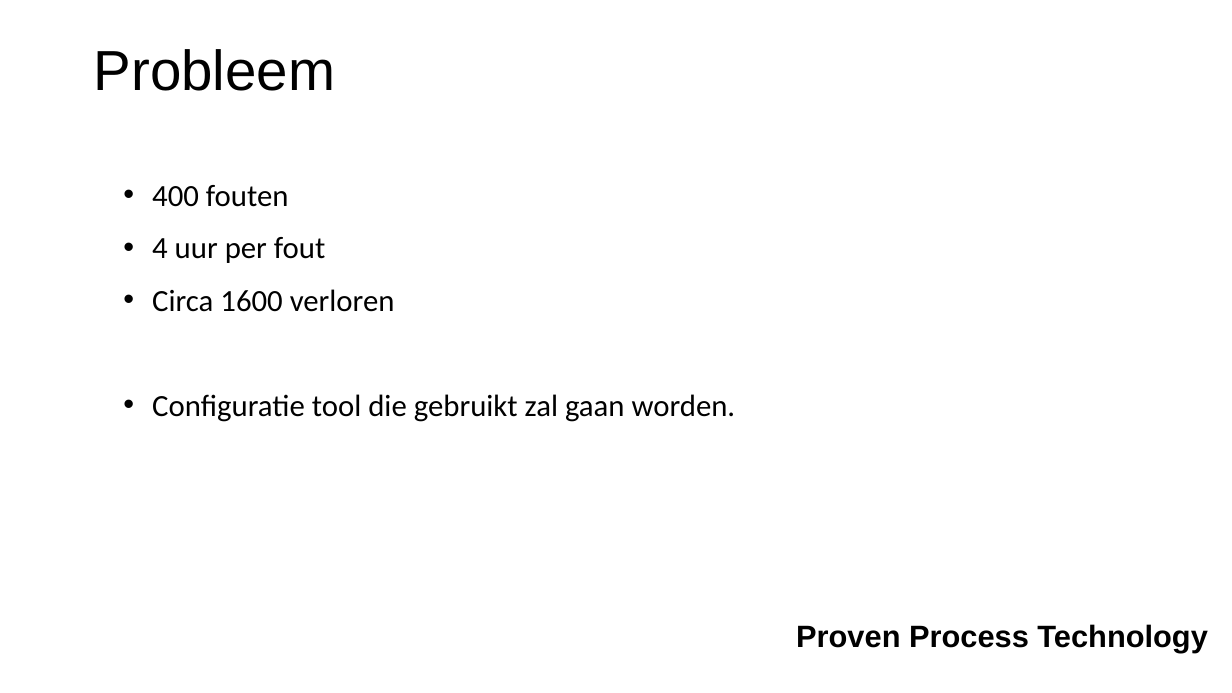
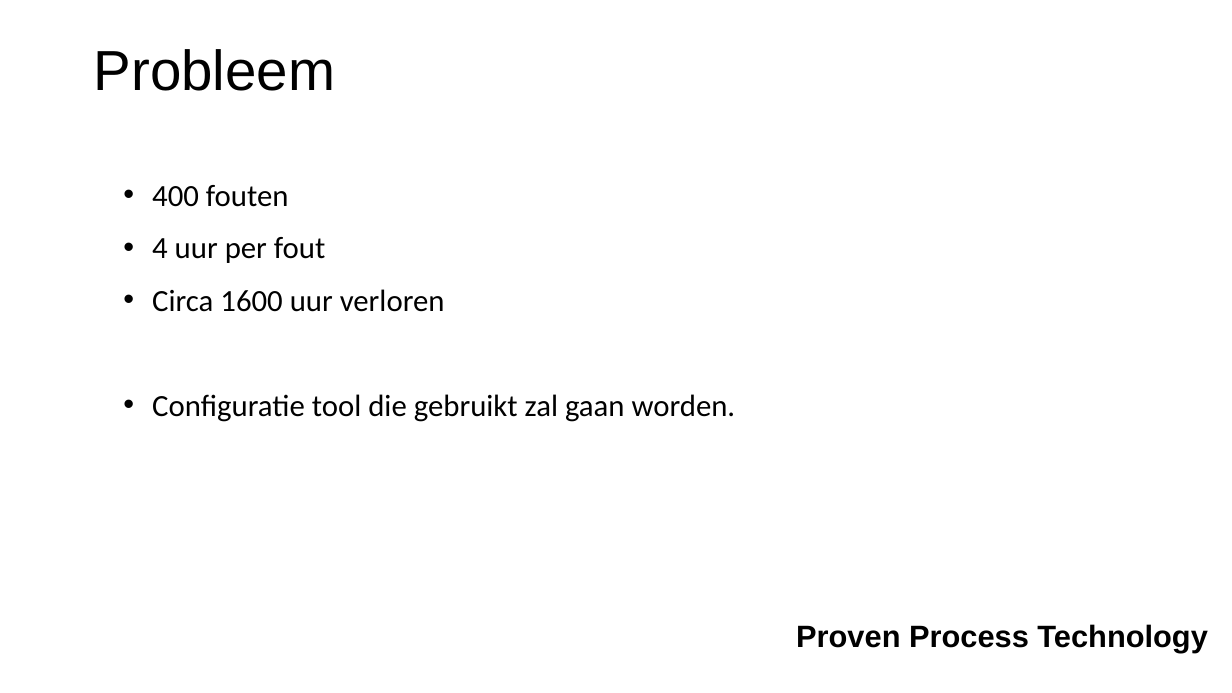
Before and after one commit to Kenozakesy/POC_MVVM, a slide deck: slide 2 of Werkzaamheden.pptx. Drawn at 1232x693 pixels with LibreOffice and Linux fonts; fonts in the diff are those of the drawing; background and template pictures are left out. Boxes give left, top, right and bottom in pixels: in the first picture for what was removed or moved away, otherwise in the second. Text is boxed around its words. In the diff, an @@ line names an element or a change of style, - is before the commit and + after.

```diff
--- a/Werkzaamheden.pptx
+++ b/Werkzaamheden.pptx
@@ text at box(152, 289, 445, 312): text changed @@
-• Circa 1600 verloren
+• Circa 1600 uur verloren
```
Also in this commit, not shown: 4 other slides changed, 7 other files.
